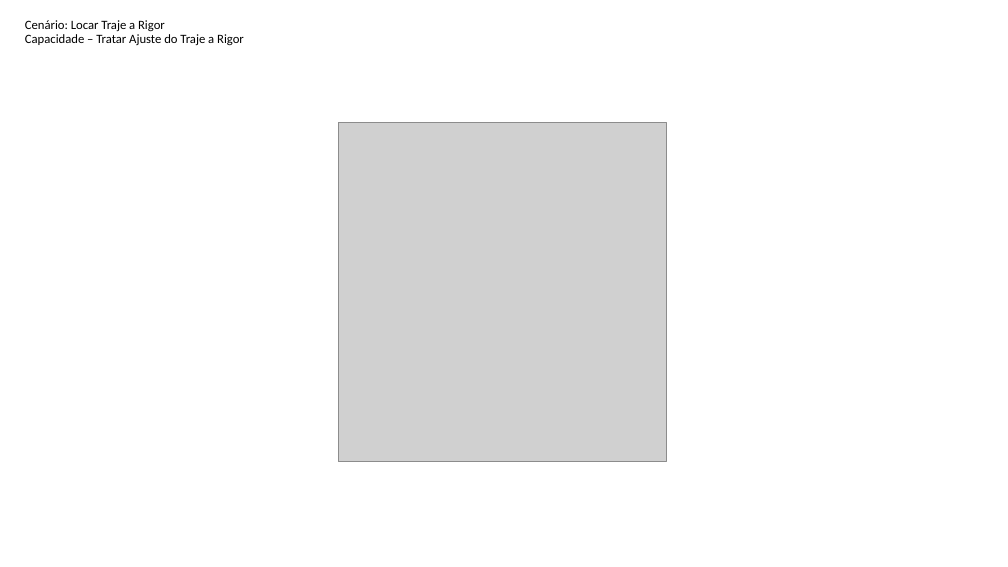
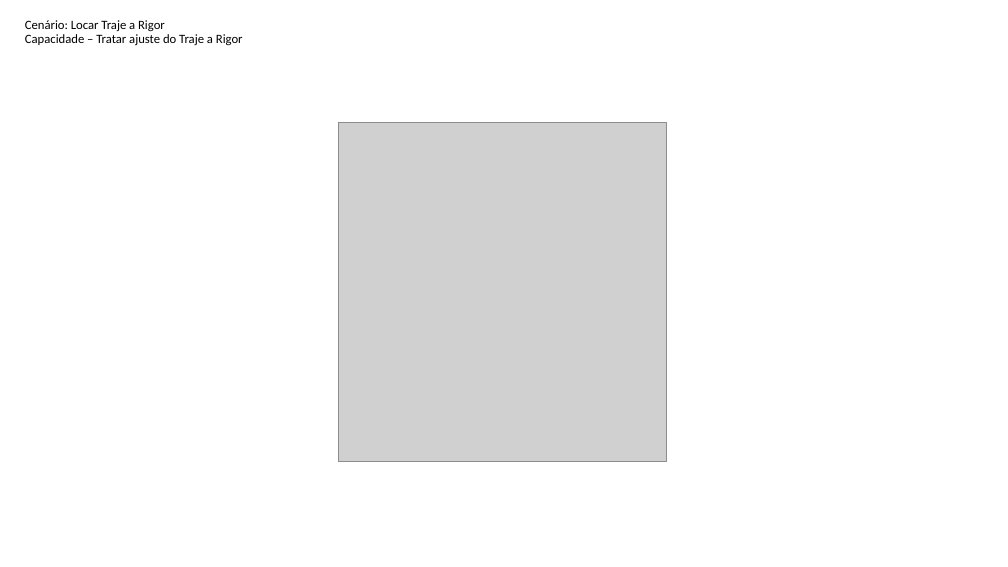
Before and after one commit to grupopenelopechavosa/OPE---Faculdade-Impacta, a slide deck: slide 2 of 16 - DFD Essencial para cada Capacidade.pptx. Drawn at 1008x567 pixels with LibreOffice and Linux fonts; fonts in the diff are those of the drawing; grey boxes stand for pictures. Boxes give left, top, right and bottom in pixels: in the first picture for what was removed or moved away, otherwise in the second. Text is boxed around its words. In the diff, an @@ line names an element or a change of style, - is before the commit and + after.

```diff
--- a/16 - DFD Essencial para cada Capacidade.pptx
+++ b/16 - DFD Essencial para cada Capacidade.pptx
@@ text at [25,34,243,45]: text changed @@
-Capacidade – Tratar Ajuste do Traje a Rigor
+Capacidade – Tratar ajuste do Traje a Rigor
```
Also in this commit, not shown: 3 other slides changed, 7 other files.
